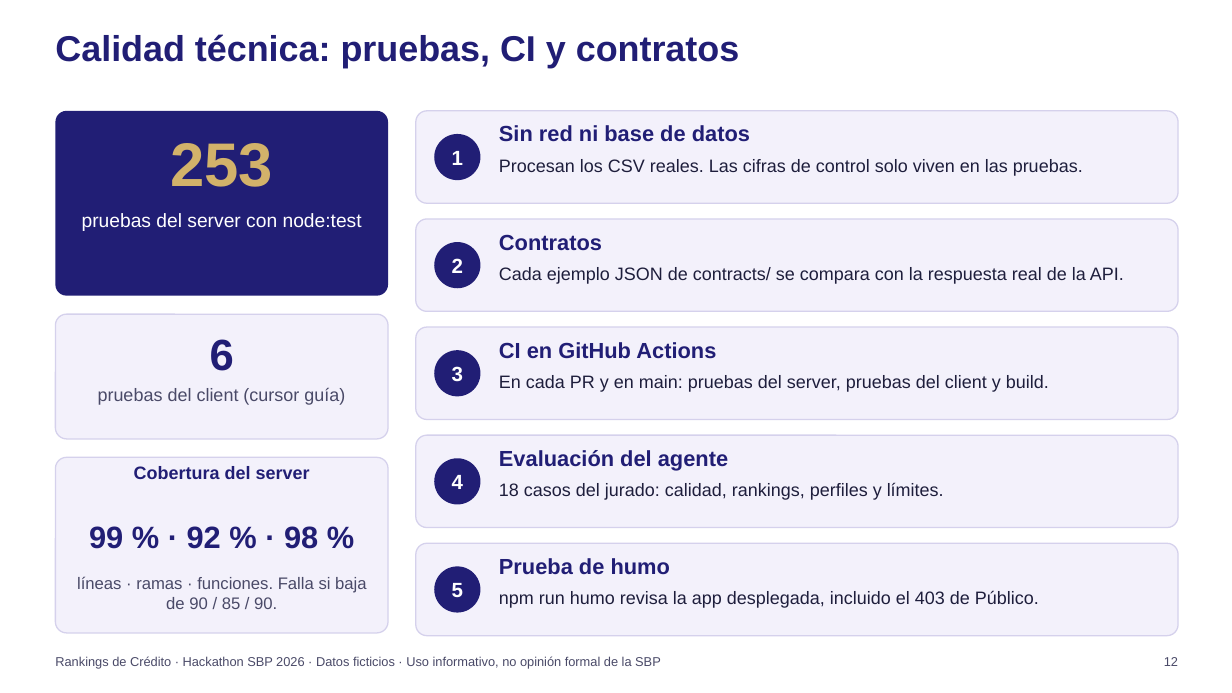
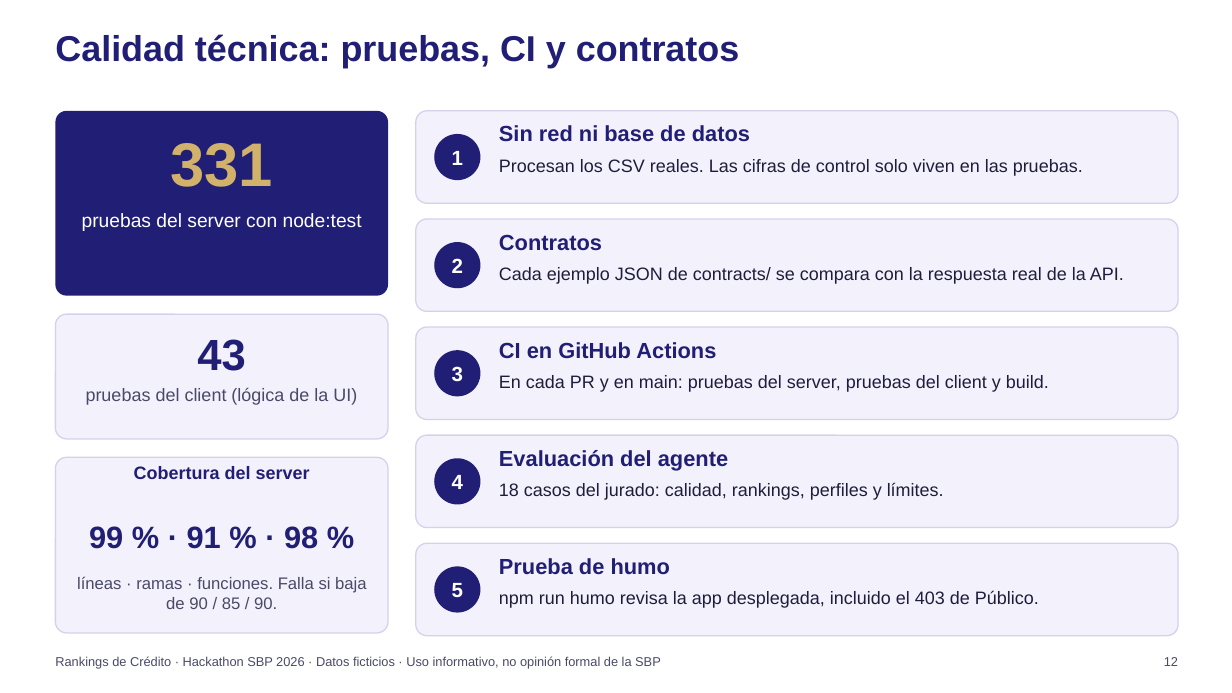
Before and after one commit to JuanKsPty/hackathon-sbp, a slide deck: slide 12 of presentacion/deck.pptx. Drawn at 1232x693 pixels with LibreOffice and Linux fonts; fonts in the diff are those of the drawing; background and template pictures are left out. Boxes give left, top, right and bottom in pixels: in the first picture for what was removed or moved away, otherwise in the second. Text is boxed around its words. In the diff, an @@ line names an element or a change of style, - is before the commit and + after.

```diff
--- a/presentacion/deck.pptx
+++ b/presentacion/deck.pptx
@@ text at (170, 143, 273, 187): text changed @@
-253
+331
@@ text at (197, 339, 245, 371): text changed @@
-6
+43
@@ text at (86, 388, 357, 405): text changed @@
-pruebas del client (cursor guía)
+pruebas del client (lógica de la UI)
@@ text at (89, 526, 318, 549): text changed @@
-99 % · 92 % · 98 %
+99 % · 91 % · 98 %
```
Also in this commit, not shown: 1 other slide changed, 3 other files.
